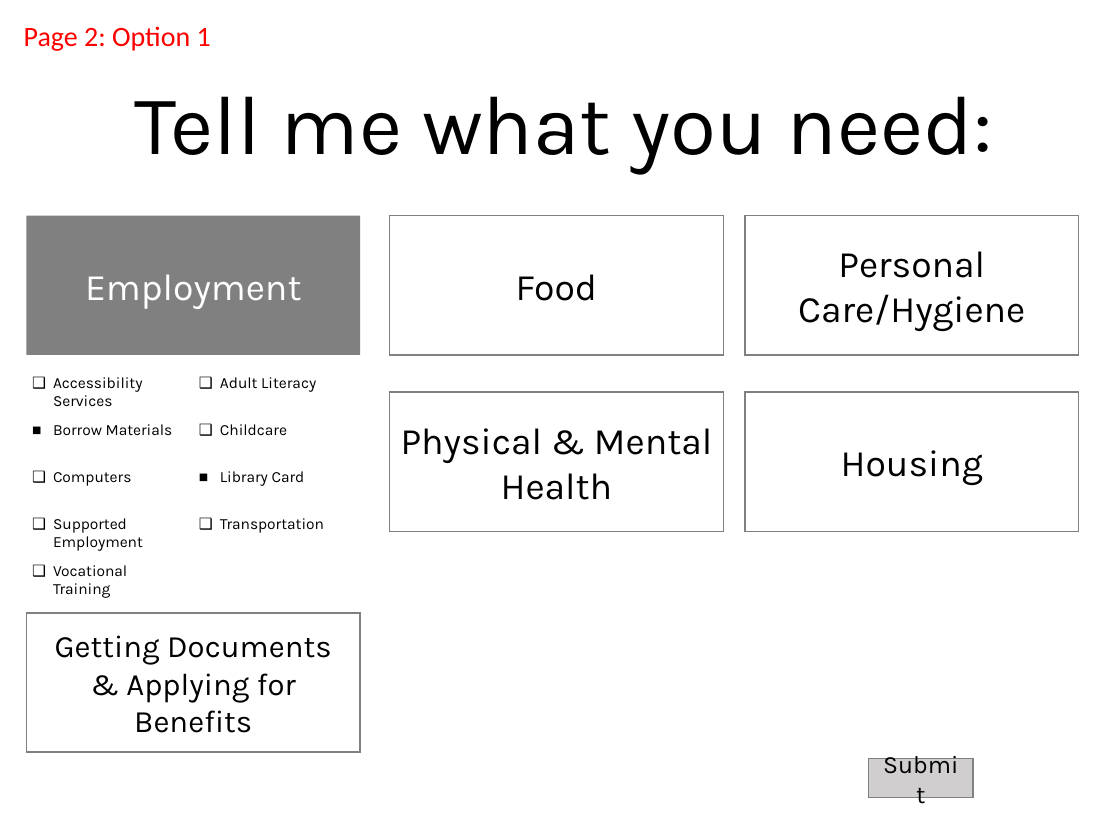
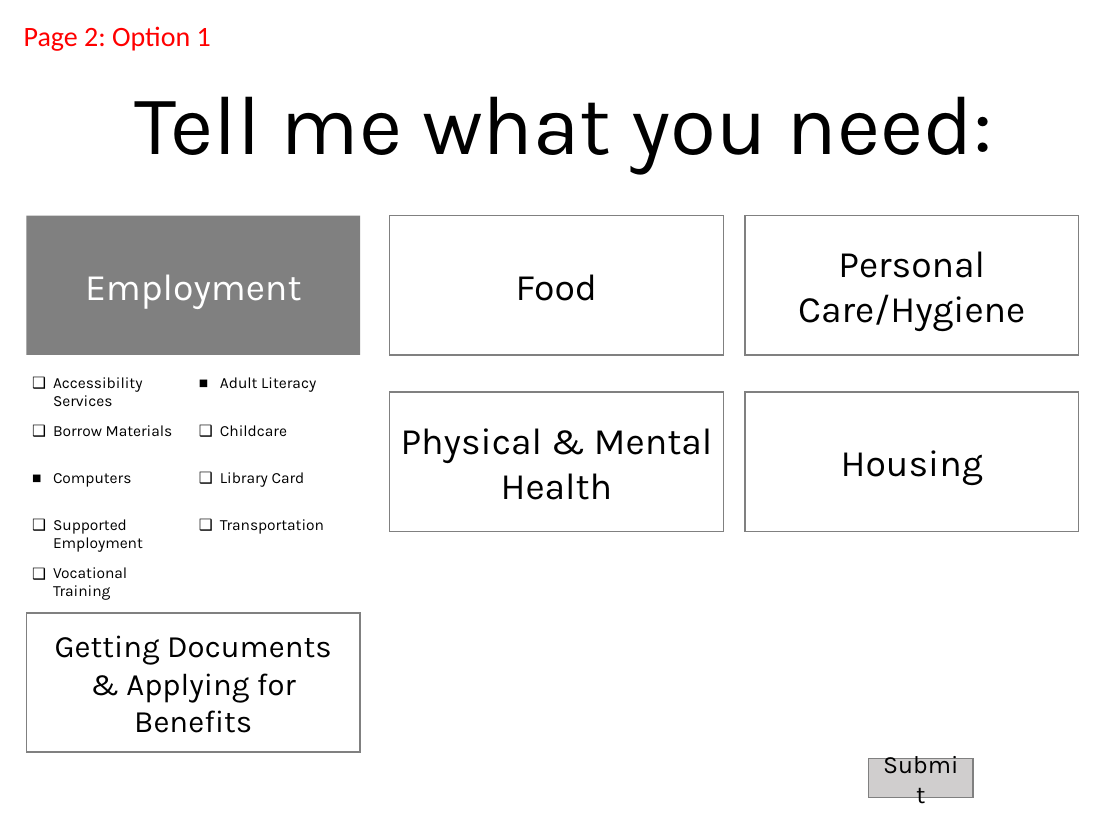
Before and after one commit to DataKind-DC/homelessness-service-navigator, a slide deck: slide 3 of docs/Homeless Services Navigator Mockup.pptx. Drawn at 1120x840 pixels with LibreOffice and Linux fonts; fonts in the diff are those of the drawing. Boxes give left, top, right and bottom in pixels: in the first picture for what was removed or moved away, otherwise in the second. Text is boxed around its words. In the diff, an @@ line names an element or a change of style, - is before the commit and + after.

```diff
--- a/docs/Homeless Services Navigator Mockup.pptx
+++ b/docs/Homeless Services Navigator Mockup.pptx
@@ table at [27,368,361,606] @@
@@ bullet ❑ to ■ @@
@@ bullet ■ to ❑ @@
```
Also in this commit, not shown: 3 other slides changed, 1 slide added, 1 slide removed, 1 other file.
